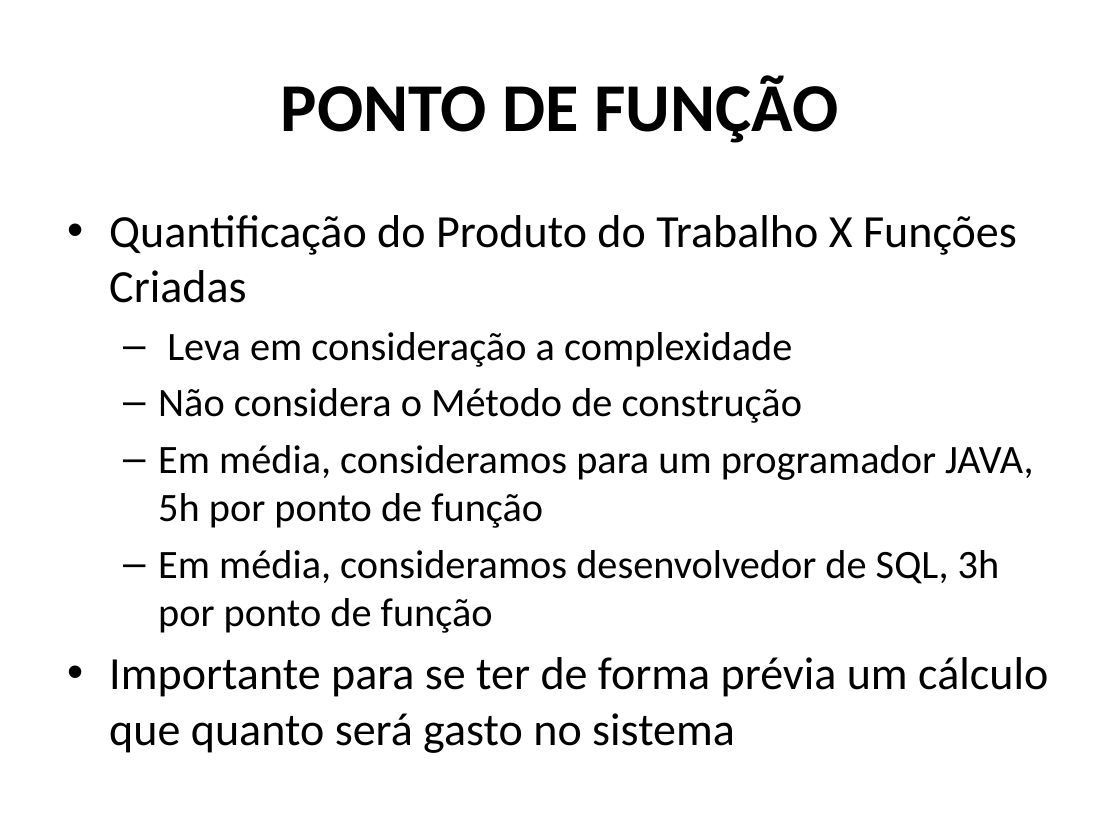
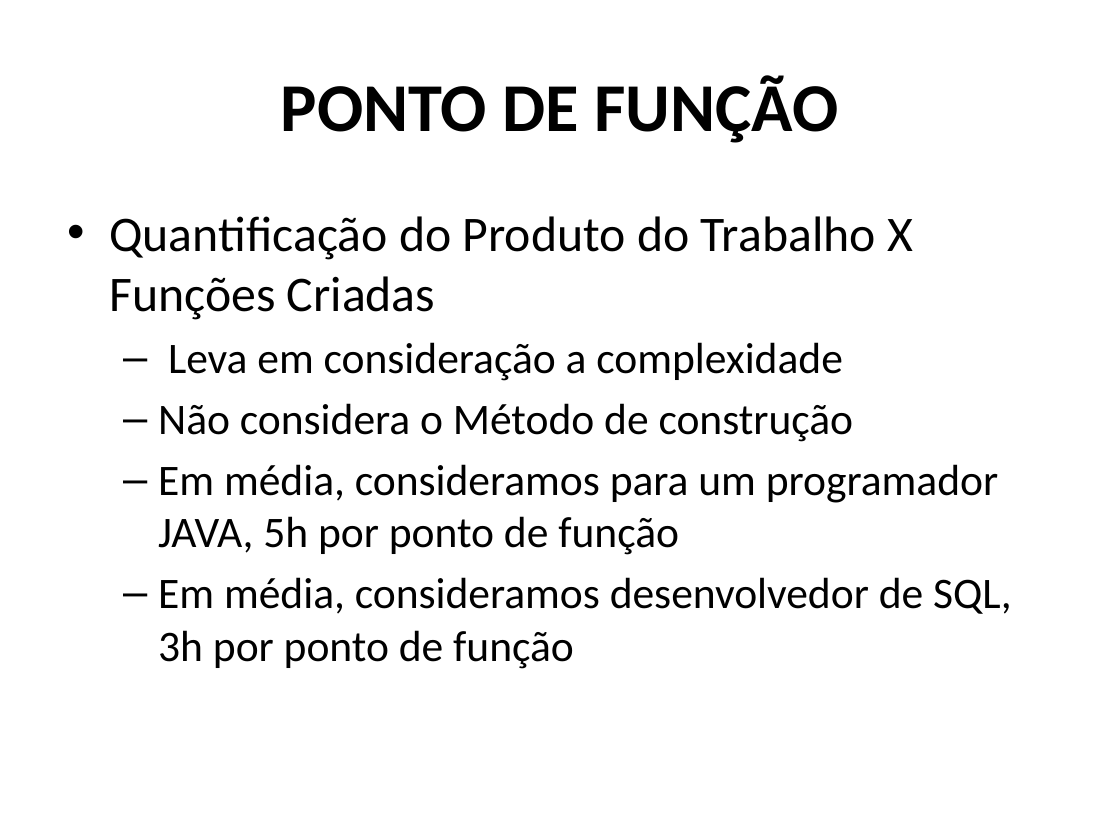
Before and after one commit to GilsonFonseca/TrabEngCompGrupo1, a slide deck: slide 4 of Trab Eng Software/4 parte/Apresentação Etapa 4 - Terceira parte - João Paulo Radd.pptx. Drawn at 1120x840 pixels with LibreOffice and Linux fonts; fonts in the diff are those of the drawing; background and template pictures are left out. Boxes give left, top, right and bottom in pixels: in the first picture for what was removed or moved away, otherwise in the second. Text is boxed around its words. In the diff, an @@ line names an element or a change of style, - is before the commit and + after.

```diff
--- a/Trab Eng Software/4 parte/Apresentação Etapa 4 - Terceira parte - João Paulo Radd.pptx
+++ b/Trab Eng Software/4 parte/Apresentação Etapa 4 - Terceira parte - João Paulo Radd.pptx
@@ text "Quantificação do Produto do Trabalho ..." at [109,216,1012,669]: size 29.6 to 32 pt in "Quantificação do Produto do Trabalho X Funções ..."; size 25.9 to 28 pt in "Leva em consideração a complexidade", "Não considera o Método de construção", "Em média, consideramos para um programador JAVA, ...", "Em média, consideramos desenvolvedor de SQL, 3h ..." @@
@@ text at [109,657,1048,753]: paragraph removed @@
-• Importante para se ter de forma prévia um cálculo que quanto será gasto no sistema
```
Also in this commit, not shown: 1 slide added.
